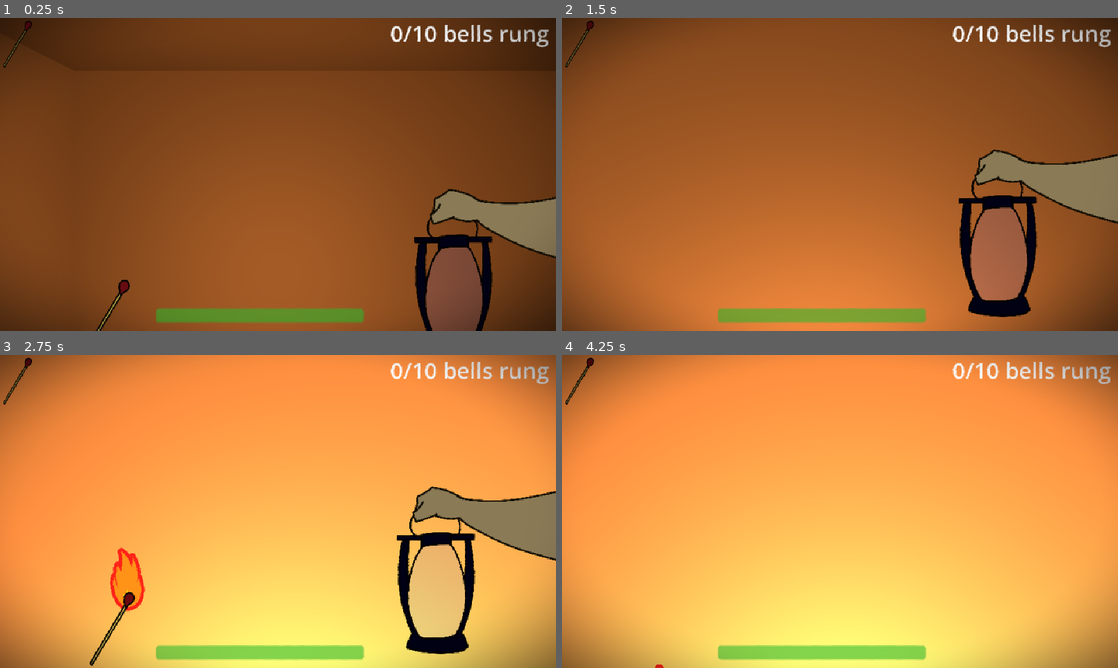
Above: before the commit, frames 1-4 (two rows, left to right).
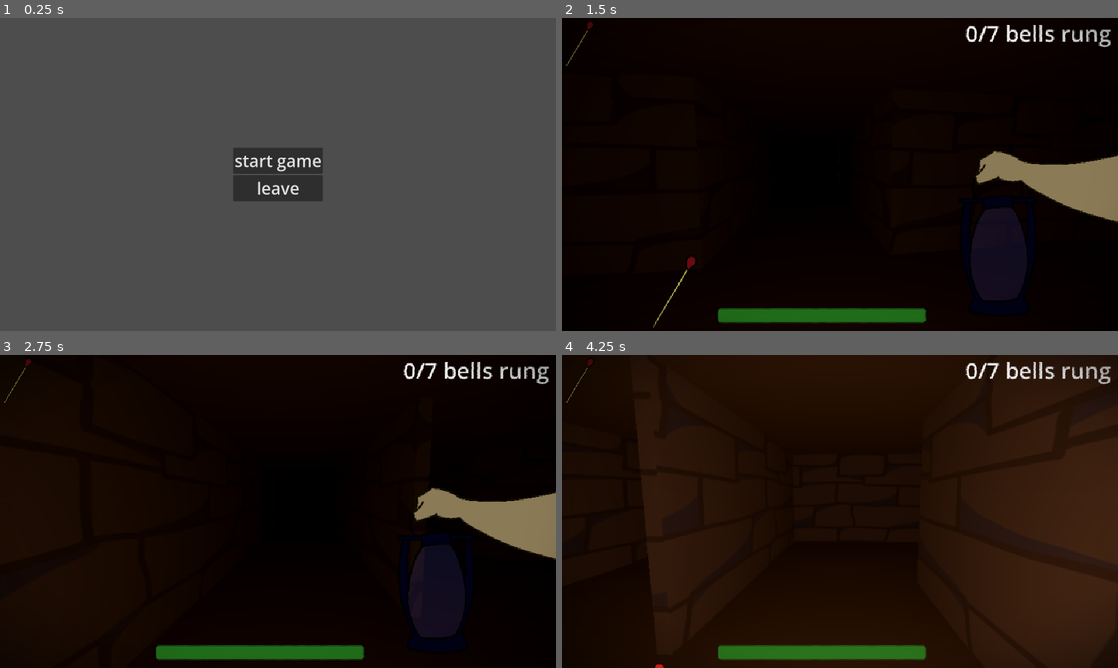
Above: after the commit, the same moments.

Repository: AvenirTheArtist/MazeGame
Game: Godot game, scene res://main_menu.tscn
Same seed, same stepped clock (60 frames per second), same inputs: the game is played once before the commit and once after it. Before the commit the project starts from res://maps/test_level.tscn.
Inputs (mouse positions are in pixels of both pictures, inside the frame that each line leads up to):
- Up to frame 1 (0.25 s): no input
- Up to frame 2 (1.5 s): click (840, 161) at 0.5 s, where only the run after the commit has a clickable "start game"; move the mouse to (867, 174) at 1.27 s; hold W (forward) from 1.28 s (still down); right-click (867, 174) at 1.35 s
- Up to frame 3 (2.75 s): keep holding W (forward); move the mouse to (250, 511) at 2.02 s; click (250, 511) at 2.1 s
- Up to frame 4 (4.25 s): keep holding W (forward); move the mouse to (851, 505) at 2.77 s; tap Shift (sprint) at 2.85 s; move the mouse to (834, 517) at 3.52 s; right-click (834, 517) at 3.6 s

The runs differ from the first frame. In frame 1, 100% of the frame differs, in the area x 0-100%, y 0-100%; in frame 2, 95%; in frame 3, 95%; in frame 4, 100%.

Commit message:
updates to bell animation

Diff:
--- a/project.godot
+++ b/project.godot
@@ -11,7 +11,7 @@
 [application]
 
 config/name="mazegame"
-run/main_scene="uid://biiskriaojkqp"
+run/main_scene="uid://cmdj4mgmded3t"
 config/features=PackedStringArray("4.6", "GL Compatibility")
 config/icon="res://icon.svg"
 
Binary file changed: models/bell.glb
